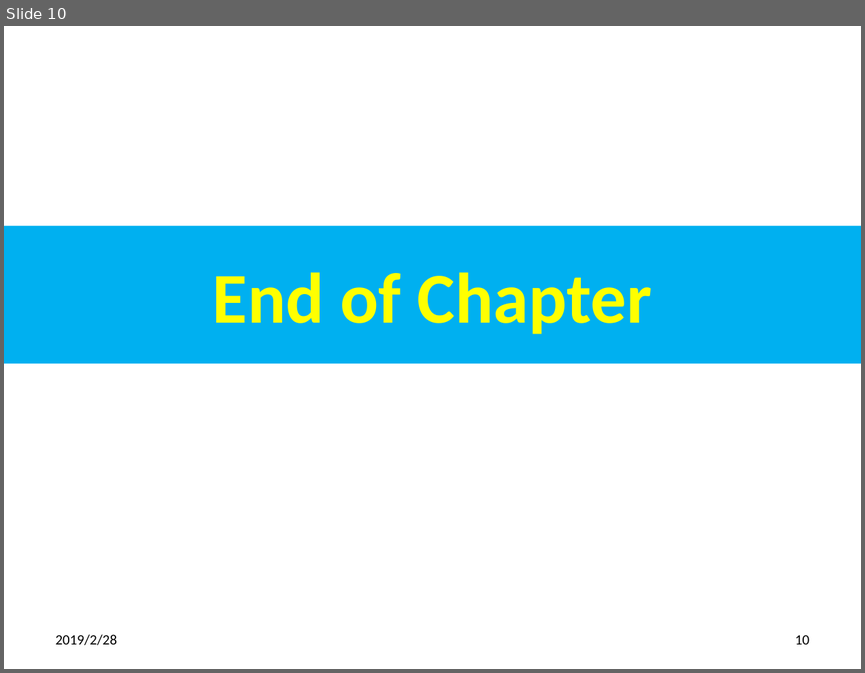
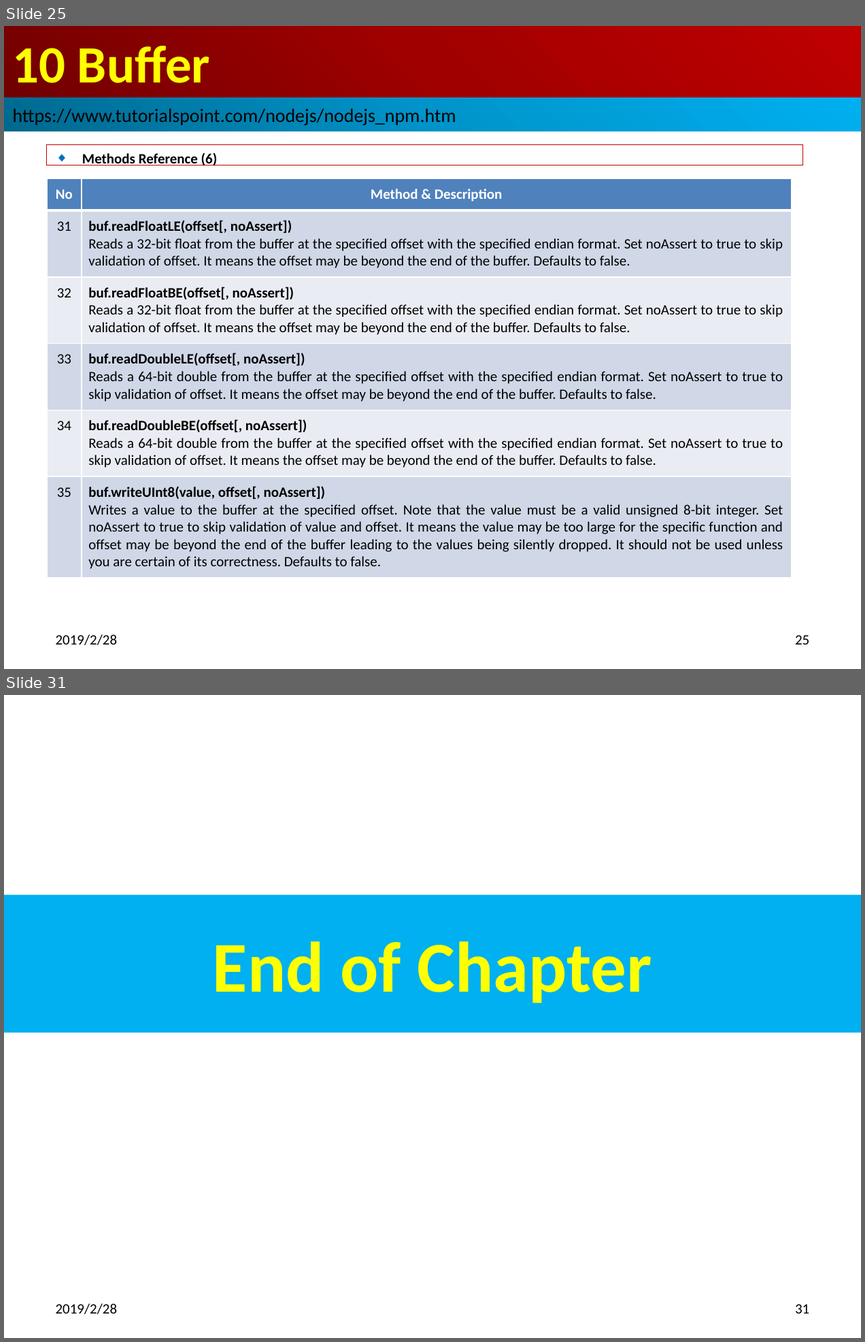
Before and after one commit to peterhchen/100-nodejs-basic, a slide deck: 15_Ch10_Buffer.pptx. Shown one above the other, each under a label of ours: slide 10 before the commit, slides 25 and 31 after it; the slides between them are not shown. The pictures are 865x673 and 865x1342 pixels, drawn with LibreOffice and Linux fonts; fonts in the diff are those of the drawing. Boxes give left, top, right and bottom in pixels: in the first picture for what was removed or moved away, otherwise in the second. Text is boxed around its words. In the diff, an @@ line names an element or a change of style, - is before the commit and + after.

Commit message:
Buffer Operation

```diff
--- a/15_Ch10_Buffer.pptx
+++ b/15_Ch10_Buffer.pptx
@@ slide 25 added at [4, 26, 861, 669], background #FFFFFF @@
@@ title added at [4, 26, 861, 98], fill gradient #720000 to #A20000 to #C00000, 44 pt, text #FFFF00, bold @@
+10 Buffer
@@ rectangle added at [4, 98, 861, 131], fill gradient #00688E to #0094CA to #00B0F0, 16 pt, text #000000 @@
+https://www.tutorialspoint.com/nodejs/nodejs_npm.htm
@@ rectangle added at [47, 145, 802, 165], outline #C00000 0.75 pt, 12 pt, text #000000, bold @@
+◆ Methods Reference (6)
@@ table added at [47, 178, 791, 573], 6 rows, 2 columns @@
+No | Method & Description
+31 | buf.readFloatLE(offset[, noAssert]) / Reads a 32-bit float from the buffer at the specified offset with the specified endian format. Set noAssert to true to skip validation of offset. It means the offset may be beyond the end of the buffer. Defaults to false.
+32 | buf.readFloatBE(offset[, noAssert]) / Reads a 32-bit float from the buffer at the specified offset with the specified endian format. Set noAssert to true to skip validation of offset. It means the offset may be beyond the end of the buffer. Defaults to false.
+33 | buf.readDoubleLE(offset[, noAssert]) / Reads a 64-bit double from the buffer at the specified offset with the specified endian format. Set noAssert to true to skip validation of offset. It means the offset may be beyond the end of the buffer. Defaults to false.
+34 | buf.readDoubleBE(offset[, noAssert]) / Reads a 64-bit double from the buffer at the specified offset with the specified endian format. Set noAssert to true to skip validation of offset. It means the offset may be beyond the end of the buffer. Defaults to false.
+35 | buf.writeUInt8(value, offset[, noAssert]) / Writes a value to the buffer at the specified offset. Note that the value must be a valid unsigned 8-bit integer. Set noAssert to true to skip validation of value and offset. It means the value may be too large for the specific function and offset may be beyond the end of the buffer leading to the values being silently dropped. It should not be used unless you are certain of its correctness. Defaults to false.
@@ text added at [56, 634, 118, 645], 12 pt, text #000000 @@
+2019/2/28
@@ page number added at [795, 635, 809, 644], 12 pt, text #000000 @@
+25
@@ what was slide 10 is now slide 31 @@
@@ page number at [795, 1304, 809, 1313]: text changed @@
-10
+31
```
Also in this commit, not shown: 20 other slides added, 5 other files.
